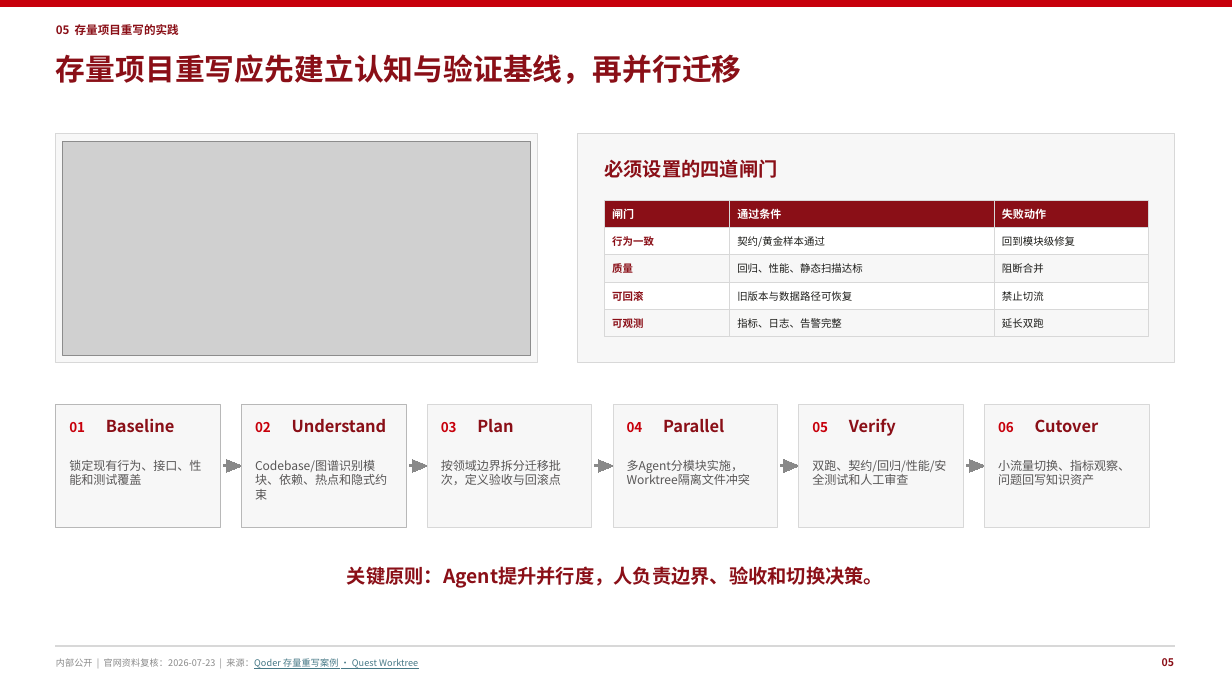
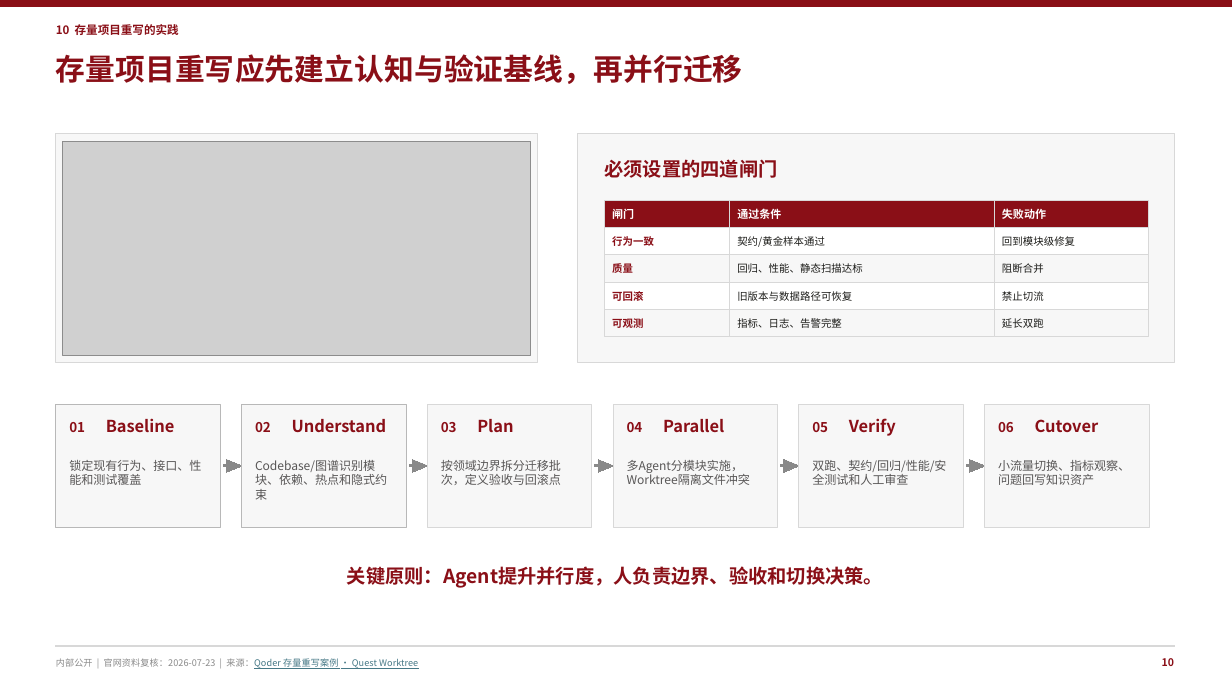
Before and after one commit to peter-liu1997/ai-solution-reports, a slide deck: slide 11 of AI-Coding-工具能力赋能-16页华为企业方案风格版.pptx (slide 6 before the commit). Drawn at 1232x693 pixels with LibreOffice and Linux fonts; fonts in the diff are those of the drawing; grey boxes stand for pictures. Boxes give left, top, right and bottom in pixels: in the first picture for what was removed or moved away, otherwise in the second. Text is boxed around its words. In the diff, an @@ line names an element or a change of style, - is before the commit and + after.

```diff
--- a/AI-Coding-工具能力赋能-16页华为企业方案风格版.pptx
+++ b/AI-Coding-工具能力赋能-16页华为企业方案风格版.pptx
@@ rectangle at (0, 0, 1232, 6): fill #C7000B to #8A0F17; outline #C7000B 0 pt to #8A0F17 0 pt @@
@@ text at (56, 24, 179, 35): text changed @@
-05 存量项目重写的实践
+10 存量项目重写的实践
@@ text colour #C7000B to #8A0F17 in 6 elements at (69, 422, 85, 432), (255, 422, 271, 432), (441, 422, 457, 432), (627, 422, 643, 432), (812, 422, 828, 432), (998, 422, 1014, 432) @@
@@ text at (1162, 658, 1174, 666): text changed @@
-05
+10
```
Also in this commit, not shown: 15 other slides changed.
